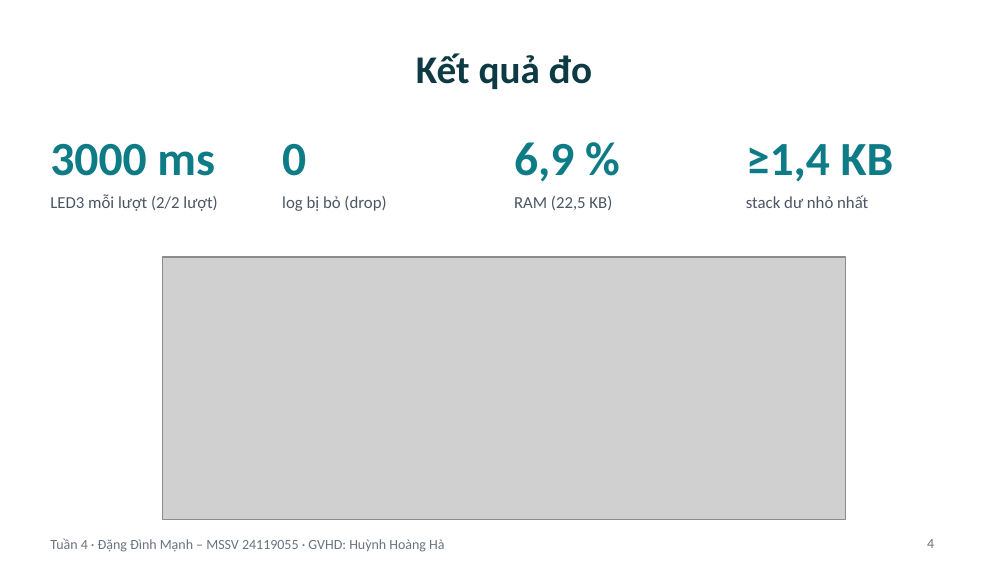
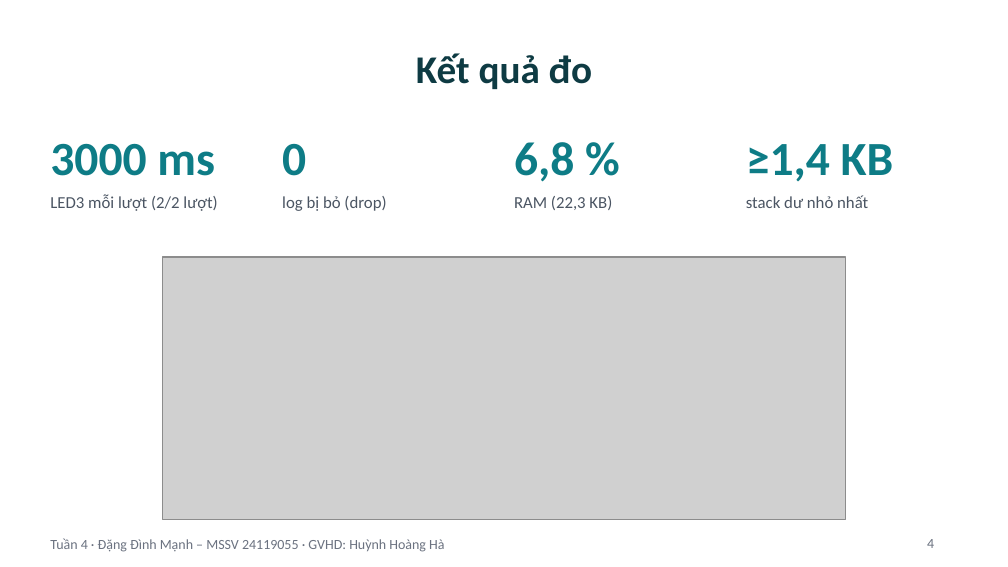
Before and after one commit to Astronaut216/rtos-freertos-esp32s3, a slide deck: slide 4 of 03_Reports/Slide_Tuan4_ProjectCaNhan.pptx. Drawn at 1008x567 pixels with LibreOffice and Linux fonts; fonts in the diff are those of the drawing; grey boxes stand for pictures. Boxes give left, top, right and bottom in pixels: in the first picture for what was removed or moved away, otherwise in the second. Text is boxed around its words. In the diff, an @@ line names an element or a change of style, - is before the commit and + after.

```diff
--- a/03_Reports/Slide_Tuan4_ProjectCaNhan.pptx
+++ b/03_Reports/Slide_Tuan4_ProjectCaNhan.pptx
@@ text at box(514, 142, 574, 182): text changed @@
-6,9 %
+6,8 %
@@ text at box(514, 196, 612, 210): text changed @@
-RAM (22,5 KB)
+RAM (22,3 KB)
```
Also in this commit, not shown: 3 other slides changed, 21 other files.
